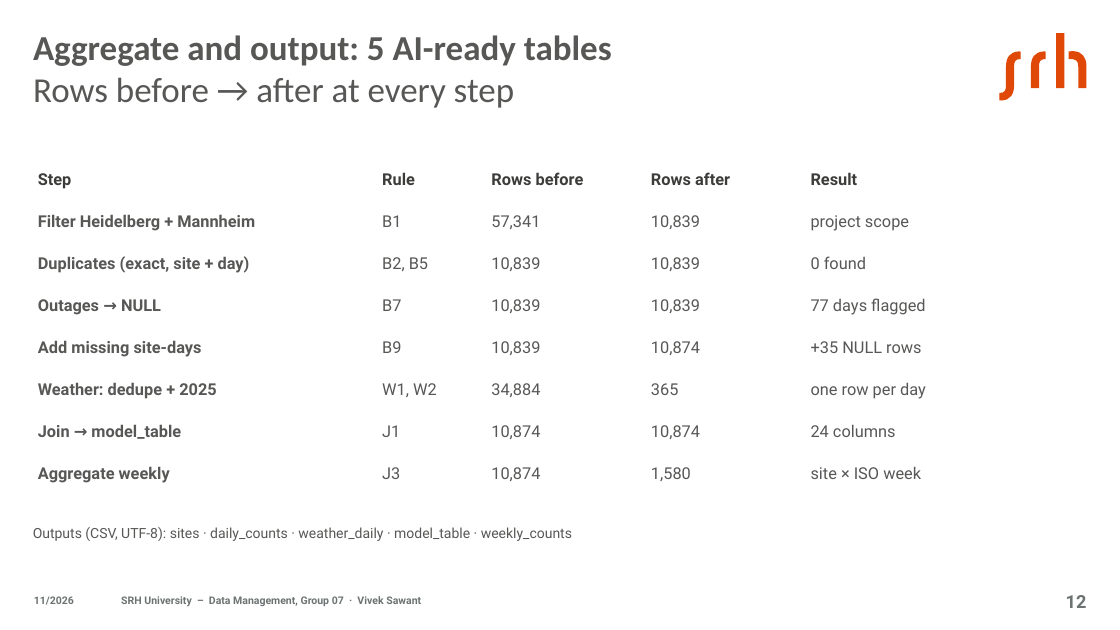
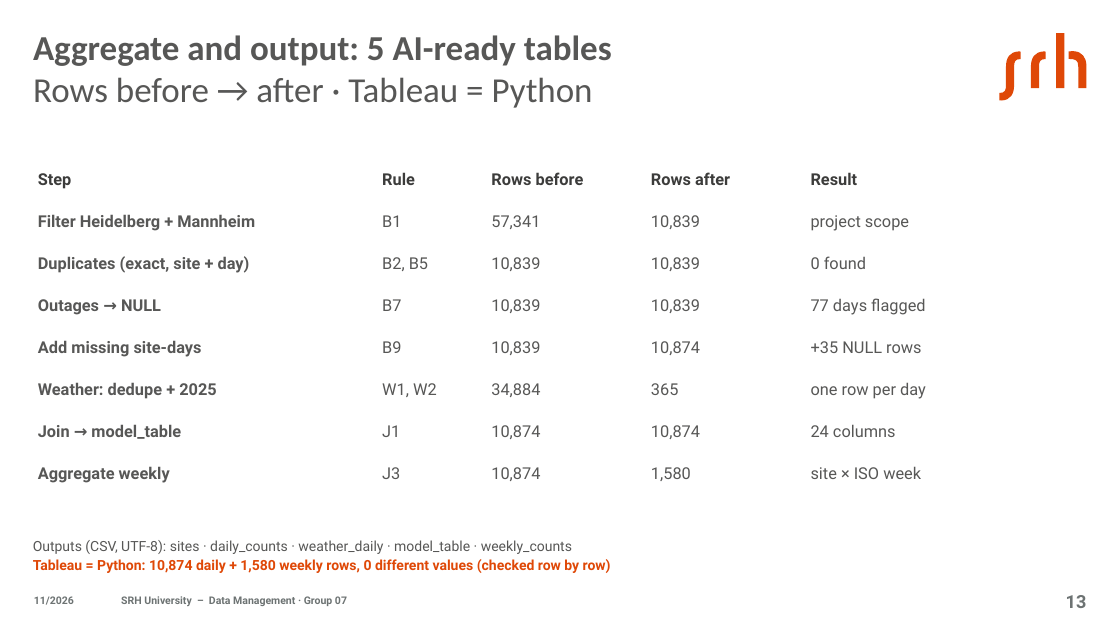
Before and after one commit to jasmeetkaurpelia/dm-project-group-07, a slide deck: slide 13 of slides/DM_Group07_Presentation.pptx (slide 12 before the commit). Drawn at 1120x630 pixels with LibreOffice and Linux fonts; fonts in the diff are those of the drawing. Boxes give left, top, right and bottom in pixels: in the first picture for what was removed or moved away, otherwise in the second. Text is boxed around its words. In the diff, an @@ line names an element or a change of style, - is before the commit and + after.

```diff
--- a/slides/DM_Group07_Presentation.pptx
+++ b/slides/DM_Group07_Presentation.pptx
@@ title at (33,35,612,108): text changed @@
-Aggregate and output: 5 AI-ready tables
-Rows before → after at every step
+Aggregate and output: 5 AI-ready tables
+Rows before → after · Tableau = Python
@@ text at (33,559,611,573): paragraph added @@
+Tableau = Python: 10,874 daily + 1,580 weekly rows, 0 different values (checked row by row)
@@ text at (121,596,347,606): text changed @@
-SRH University – Data Management, Group 07 · Vivek Sawant
+SRH University – Data Management · Group 07
@@ page number at (1066,595,1087,608): text changed @@
-12
+13
```
Also in this commit, not shown: 12 other slides changed, 3 slides added, 1 slide removed.
